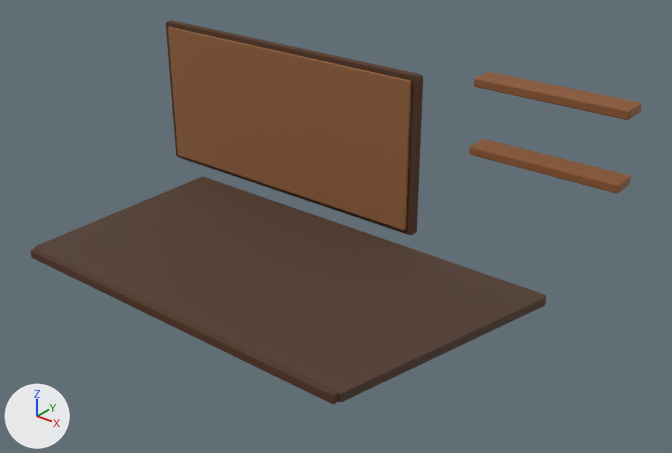
A saved change to the glTF model public/assets/models/room-furnishings.glb.
Before and after are seen from a camera (50 mm lens) standing at (9.0, -12.69, 10.21) and looking at (-0.47, -0.85, 2.87). Every picture has the same lights, and +X, +Y and +Z are marked at lower left. The older version comes first. Where no turn or scale is listed for an object, it has been applied to the vertices. Vertices at exactly the same position are counted once.

Objects in the first picture: 'BoardFace', 'BoardFrame', 'DeskFrontEdge', 'DeskTop', 'Shelf1', 'Shelf2'.
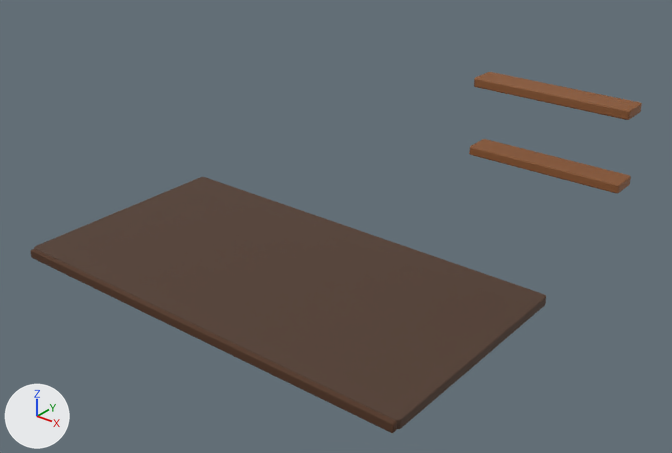
Where the newer file only moved an object's origin or applied its transform, the numbers keep the older frame.

Changed parts and their boxes [x1, y1, x2, y2] in the pictures (672 x 453 px; the box of a moved part takes in the faces that stretch with it):
```json
{"object": "DeskTop", "change": "reshaped", "before": [34, 177, 546, 402], "after": [34, 177, 546, 429], "on screen": "12% taller"}
{"object": "BoardFace", "change": "deleted", "before": [168, 27, 411, 230], "on screen": "brown"}
{"object": "BoardFrame", "change": "deleted", "before": [166, 20, 423, 235]}
{"object": "DeskFrontEdge", "change": "reshaped", "before": [30, 249, 338, 404], "after": [30, 249, 397, 433], "on screen": "19% wider, 19% taller"}
{"part": 1, "of": "me_mesh_4", "change": "moved or reshaped", "before": [202, 177, 545, 402], "after": [202, 177, 545, 429]}
{"part": 2, "of": "me_mesh_5", "change": "moved or reshaped", "before": [331, 391, 338, 404], "after": [331, 391, 397, 433]}
```

Scene script edits in JSON lines:
```json
{"op": "set", "path": "mat_material_2.base_color", "old": "(0.283, 0.117, 0.0437)", "new": "(0.0823, 0.0319, 0.0123)", "note": "brown #91603b -> brown #51321d"}
{"block": "me_mesh_4", "where": "me_mesh_4.from_pydata(...)  # 120 vertices, 236 faces; spans x -5.8..2.96, y -2.3..2.3, z -0.09..0.09"}
{"block": "me_mesh_4", "where": "# used by ob_desktop; location = (0.0, -1.4, 1.8)"}
{"op": "remove", "block": "me_mesh_4", "code": "me_mesh_4.materials.append(mat_material_3)  # brown #513a2c"}
{"block": "me_mesh_4", "change": "me_mesh_4 part 1"}
{"block": "me_mesh_4", "change": "3 vertices are removed from x 1.89..1.9, y -2.24..-2.2, z -0.09..0.09"}
{"block": "me_mesh_4", "change": "39 faces are deleted"}
{"block": "me_mesh_4", "change": "25 vertices in x 1.82..1.92, y -2.3..-2.2, z -0.09..0.09 move by (1.04, 0.0, 0.0)"}
{"block": "me_mesh_4", "change": "2 vertices move from x 1.86, y -2.28, z -0.09..0.09 to x 2.89, y -2.28, z -0.09..0.09"}
{"block": "me_mesh_4", "change": "3 vertices are added at (2.93, -2.24, -0.09), (2.94, -2.2, -0.09), (2.94, -2.2, 0.09)"}
{"block": "me_mesh_4", "change": "39 new faces join them"}
{"op": "add", "block": "me_mesh_4", "code": "me_mesh_4.materials.append(mat_material_1)  # brown #513a2c"}
{"block": "me_mesh_5", "where": "# used by ob_deskfrontedge; location = (-1.94, -3.75, 1.8)"}
{"op": "remove", "block": "me_mesh_5", "code": "me_mesh_5.from_pydata(...)  # 120 vertices, 236 faces; spans x -3.8..3.8, y -0.05..0.05, z -0.09..0.09"}
{"op": "remove", "block": "me_mesh_5", "code": "me_mesh_5.materials.append(mat_material_1)  # brown #51321d"}
{"op": "add", "block": "me_mesh_5", "code": "me_mesh_5.from_pydata(...)  # 120 vertices, 236 faces; spans x -3.8..4.88, y -0.05..0.05, z -0.09..0.09"}
{"block": "me_mesh_5", "change": "me_mesh_5 part 2: the whole mesh is multiplied about its middle by the matrix ((1.143, 0.0, 0.0), (0.0, 1.0, 0.0), (0.0, 0.0, 1.0)), then moved by (0.54, 0.0, 0.0)"}
{"op": "add", "block": "me_mesh_5", "code": "me_mesh_5.materials.append(mat_material_2)  # brown #51321d"}
{"op": "remove", "block": "ob_boardframe", "code": ["ob_boardframe = bpy.data.objects.new('BoardFrame', me_mesh_2)", "ob_boardframe.location = (-3.5, 1.18, 3.65)"]}
{"op": "remove", "block": "ob_boardface", "code": ["ob_boardface = bpy.data.objects.new('BoardFace', me_mesh_3)", "ob_boardface.location = (-3.5, 1.06, 3.65)"]}
```
